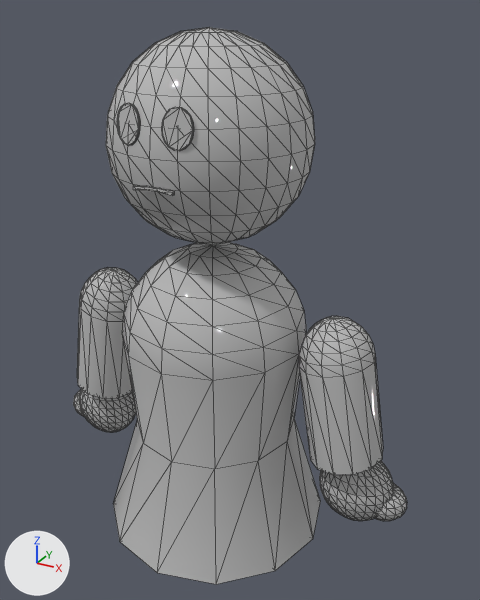
Renders of the FBX model Assets/Art/Humans/Basic_Lady.fbx from each side of a commit.
Both versions are drawn from a camera (50 mm lens) standing at (0.855, -1.408, 1.564) and looking at (0.058, 0.041, 0.84). Arrows for +X, +Y and +Z are at lower left; the lights stay in place. Mesh edges are drawn as thin lines. Where no turn or scale is listed for an object, it has been applied to the vertices.

Objects in the first picture: 'Sunglases'.
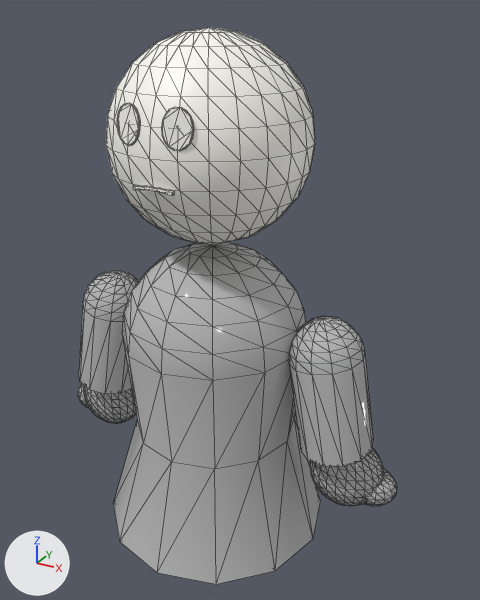
Diff of the bpy script that builds the scene:
```diff
--- a/Assets/Art/Humans/Basic_Lady.fbx.py
+++ b/Assets/Art/Humans/Basic_Lady.fbx.py
@@ mat_03___default @@
+mat_03___default = principled_material('03 - Default')
+mat_03___default.base_color = (1.0, 0.991, 0.93)  # white #fffef7
+mat_03___default.roughness = 0.46
@@ me_mesh @@
 # used by ob_sunglases; location = (0.0, -0.254, 1.322)
-me_mesh.from_pydata(...)  # 1528 vertices, 3012 faces; spans x -0.578..0.567, y -0.068..0.576, z -1.191..0.202
+me_mesh.from_pydata(...)  # 1528 vertices, 3012 faces; spans x -0.553..0.536, y -0.068..0.576, z -1.191..0.202
+# me_mesh part 1: the loose piece of 86 vertices spanning x 0.262..0.498, y 0.157..0.351, z -0.857..-0.455 is multiplied about its middle by the matrix ((1.0, 0.0, 0.0), (0.0, 0.998, 0.011), (0.0, 0.011, 0.927)), then moved by (-0.027, -0.001, 0.007)
+# me_mesh part 2: the loose piece of 266 vertices spanning x 0.324..0.53, y 0.2..0.355, z -1.048..-0.842 is moved by (-0.031, 0.0, 0.037)
+# me_mesh part 3: the loose piece of 266 vertices spanning x -0.532..-0.326, y 0.2..0.355, z -1.048..-0.842 is moved by (0.024, 0.0, 0.042)
+# me_mesh part 4: the loose piece of 114 vertices spanning x -0.578..-0.445, y 0.234..0.349, z -1.029..-0.928 is moved by (0.024, 0.0, 0.042)
+# me_mesh part 5: the loose piece of 114 vertices spanning x 0.434..0.567, y 0.234..0.349, z -1.029..-0.928 is moved by (-0.031, 0.0, 0.037)
+# me_mesh part 6: the loose piece of 86 vertices spanning x -0.495..-0.259, y 0.157..0.351, z -0.857..-0.455 is multiplied about its middle by the matrix ((-0.939, 0.0, 0.316), (0.004, 0.998, 0.01), (0.346, 0.011, 0.871)), then moved by (0.027, -0.001, 0.005)
+# me_mesh part 7: 980 faces spanning x -0.254..0.254, y -0.001..0.508, z -0.306..0.202 switch from mat_material__44 (its picture is missing) to mat_03___default (white #fffef7)
```

Changed parts and their boxes [x1, y1, x2, y2] in the pictures (480 x 600 px; the box of a moved part takes in the faces that stretch with it):
'Sunglases', reshaped: before [73, 27, 407, 584]; after [77, 27, 397, 584]
part 1 of me_mesh, moved or reshaped: before [299, 316, 383, 475]; after [289, 316, 373, 466]
part 2 of me_mesh, moved or reshaped: before [319, 461, 394, 521]; after [309, 448, 383, 506]
part 3 of me_mesh, moved or reshaped: before [79, 389, 136, 432]; after [83, 386, 136, 423]
part 4 of me_mesh, moved or reshaped: before [73, 391, 84, 416]; after [77, 384, 89, 408]
part 5 of me_mesh, moved or reshaped: before [375, 483, 407, 521]; after [364, 468, 397, 506]
part 6 of me_mesh, moved or reshaped: before [77, 267, 138, 398]; after [79, 270, 139, 394]
part 7 of me_mesh, recoloured: [106, 27, 315, 244] in both
